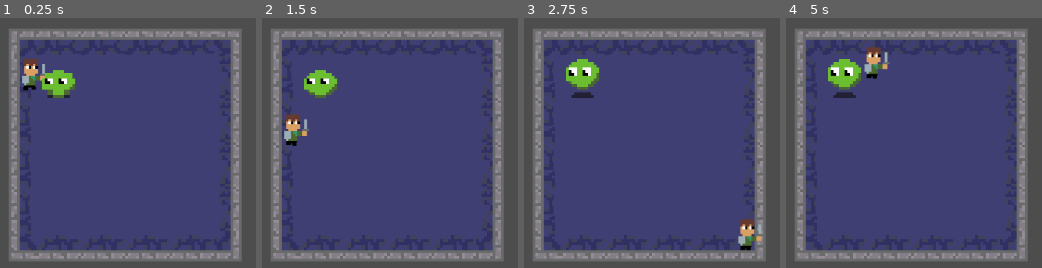
Above: before the commit, frames 1-4 (left to right).
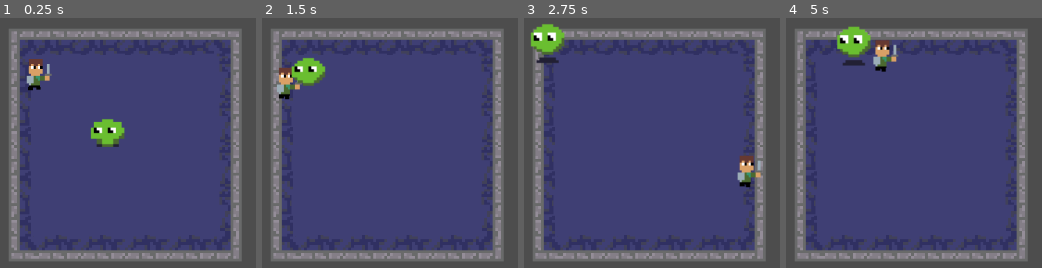
Above: after the commit, the same moments.

Repository: beml201/dungeon_game1
Game: Godot game, scene res://scenes/main.tscn
The game is run twice, just before and just after one commit, with the same random seed, the same clock (stepped at 60 frames per second) and the same inputs.
Inputs (mouse positions are in pixels of both pictures, inside the frame that each line leads up to):
- Up to frame 1 (0.25 s): no input
- Up to frame 2 (1.5 s): move the mouse to (outside the picture) at 0.52 s; hold D (right) 0.53-1.28 s; click (outside the picture) at 0.67 s; move the mouse to (494, 258) at 1.27 s; hold S (down) from 1.28 s (still down)
- Up to frame 3 (2.75 s): move the mouse to (outside the picture) at 2.02 s; release S (down) at 2.03 s; hold D (right) from 2.03 s (still down)
- Up to frame 4 (5 s): move the mouse to (outside the picture) at 2.77 s; release D (right) at 2.78 s; hold W (up) 2.78-3.53 s; click (outside the picture) at 2.92 s; move the mouse to (outside the picture) at 3.52 s; hold A (left) from 3.53 s (still down); move the mouse to (937, 168) at 4.27 s

The runs differ from the first frame. In frame 1, 3.1% of the frame differs, in the area x 8-49%, y 16-52%; in frame 2, 3.2%; in frame 3, 4.5%, in the area x 2-94%, y 2-94%; in frame 4, 4.1%.

Commit message:
slime now chases player

Diff:
--- a/scenes/mob_slime.gd
+++ b/scenes/mob_slime.gd
@@ -1,16 +1,20 @@
 extends CharacterBody2D
 
-var speed = 200
+var speed = 100
 var player_chase = false
-#var player = get_parent().get_node("sam")
+var player = null
 
 func _physics_process(delta):
 	get_node ("AnimationPlayer").play("jump")
 	if player_chase:
-		#position += (player.position - position)/speed
+		position += (player.global_position - global_position)/speed
 
-		get_node ("AnimationPlayer").play("jump")
 
-func _on_view_area_body_entered(body):
-	#player = body
+func _on_view_body_entered(body):
+	player = body
 	player_chase = true
+	print("chasing")
+
+func _on_view_body_exited(body):
+	player = null
+	player_chase = false
--- a/scenes/mob_slime.tscn
+++ b/scenes/mob_slime.tscn
@@ -44,6 +44,7 @@
 }
 
 [sub_resource type="CircleShape2D" id="CircleShape2D_6jksf"]
+radius = 7.14267
 
 [node name="mob_slime" type="CharacterBody2D"]
 script = ExtResource("1_ricp3")
@@ -62,8 +63,11 @@
 "": SubResource("AnimationLibrary_qyjcd")
 }
 
-[node name="Area2D" type="Area2D" parent="."]
+[node name="view" type="Area2D" parent="."]
 
-[node name="view" type="CollisionShape2D" parent="Area2D"]
-scale = Vector2(-21.2376, 19.0614)
+[node name="view area" type="CollisionShape2D" parent="view"]
+scale = Vector2(-30.3, 27.6844)
 shape = SubResource("CircleShape2D_6jksf")
+
+[connection signal="body_entered" from="view" to="." method="_on_view_body_entered"]
+[connection signal="body_exited" from="view" to="." method="_on_view_body_exited"]
--- a/scripts/main.gd
+++ b/scripts/main.gd
@@ -17,7 +17,7 @@
 
 
 	var slime = Slime.instantiate()
-	slime.global_position = Vector2i(6*tilesize,6*tilesize)
+	slime.global_position = Vector2i(12*tilesize,12*tilesize)
 	add_child(slime)
 
 # Called every frame. 'delta' is the elapsed time since the previous frame.
